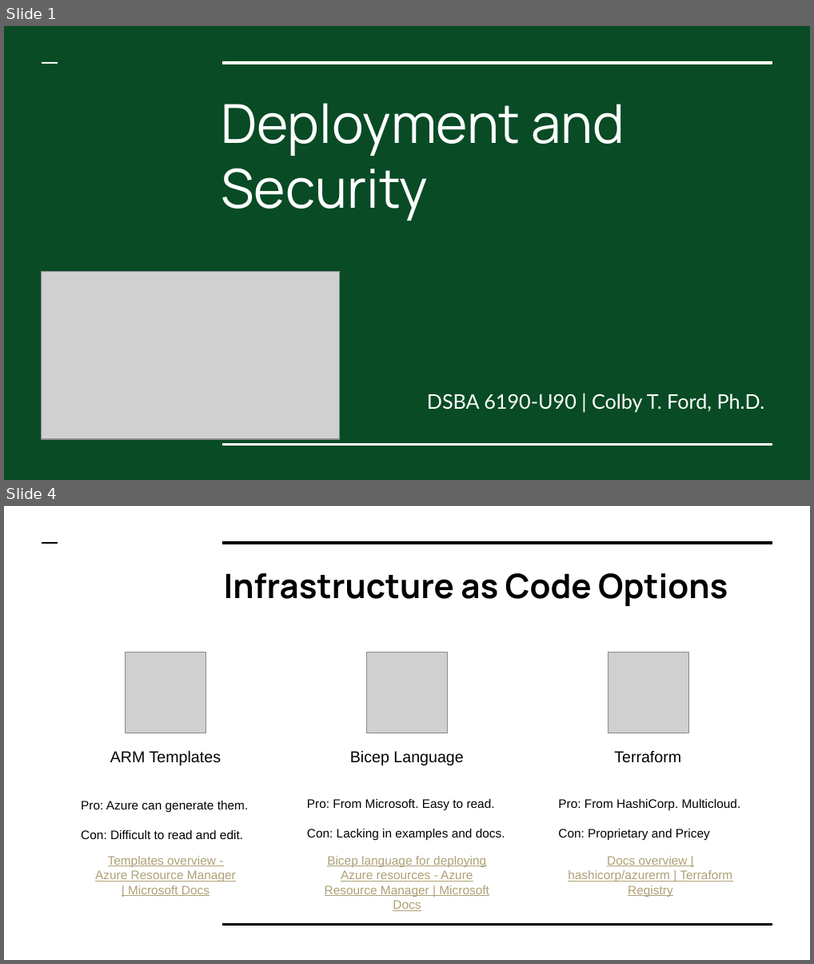
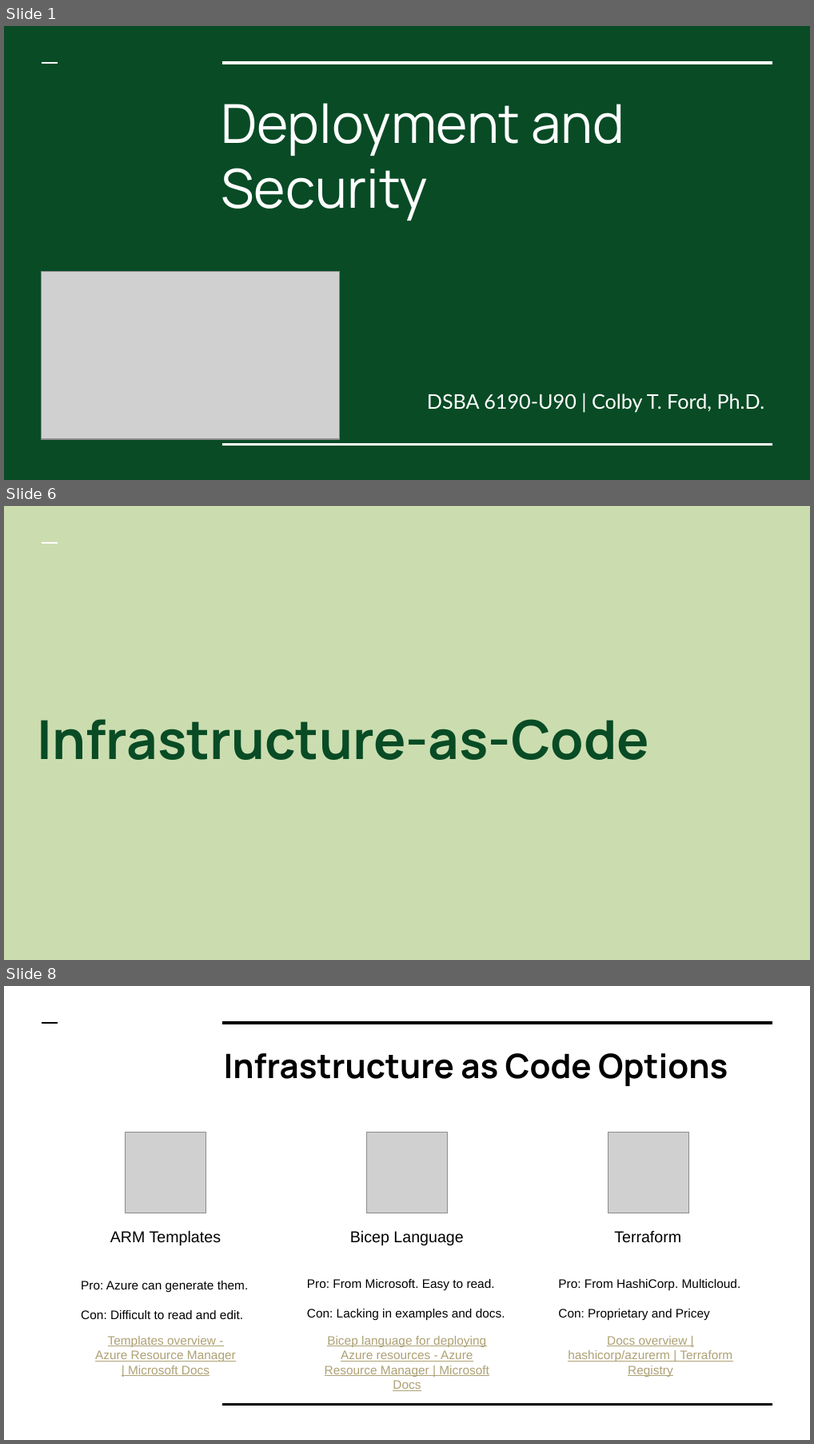
Before and after one commit to colbyford/DSBA6190-CloudComputing, a slide deck: 6 - Deployment and Security/Deployment.pptx. Shown one above the other, each under a label of ours: slides 1 and 4 before the commit, slides 1, 6 and 8 after it; the slides between them are not shown. The pictures are 814x964 and 814x1444 pixels, drawn with LibreOffice and Linux fonts; fonts in the diff are those of the drawing; grey boxes stand for pictures. Boxes give left, top, right and bottom in pixels: in the first picture for what was removed or moved away, otherwise in the second. Text is boxed around its words. In the diff, an @@ line names an element or a change of style, - is before the commit and + after.

```diff
--- a/6 - Deployment and Security/Deployment.pptx
+++ b/6 - Deployment and Security/Deployment.pptx
@@ slide 6 added at [4,506,810,960], background #CBDDAF; not listed: 1 template element that a slide beside it also shows @@
@@ title added at [37,719,650,760], 48 pt, text #084B25, bold @@
+Infrastructure-as-Code
@@ what was slide 4 is now slide 8 @@
```
Also in this commit, not shown: 2 slides changed, 3 other slides added.
